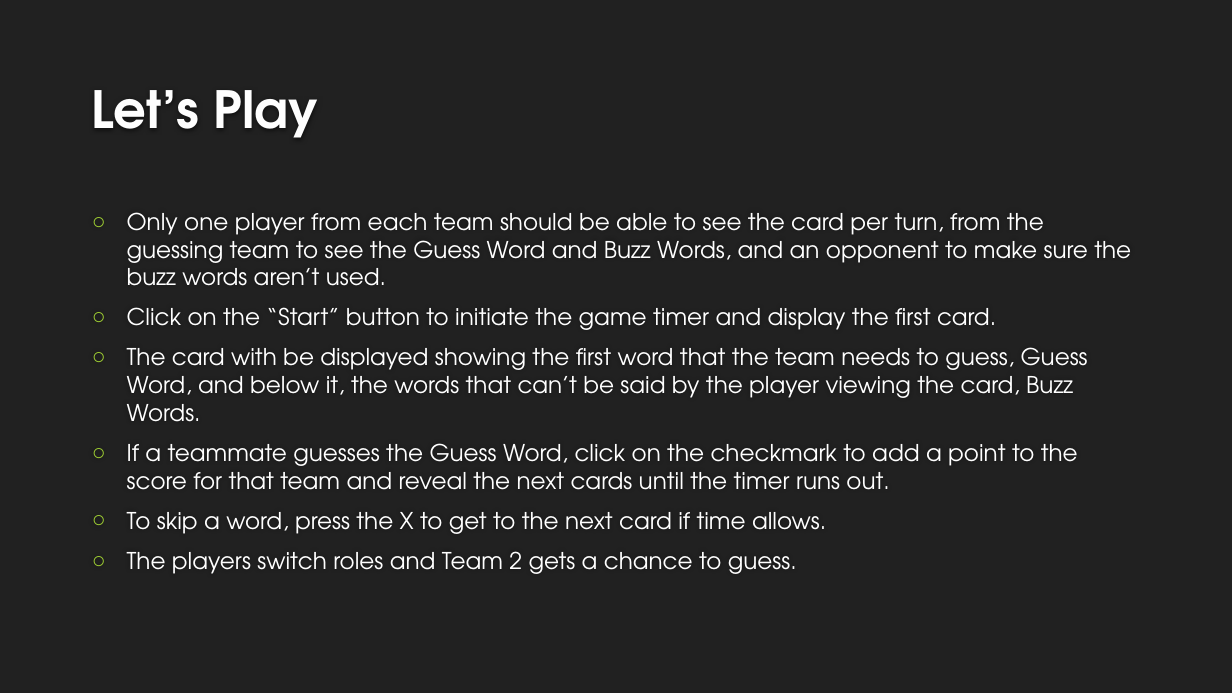
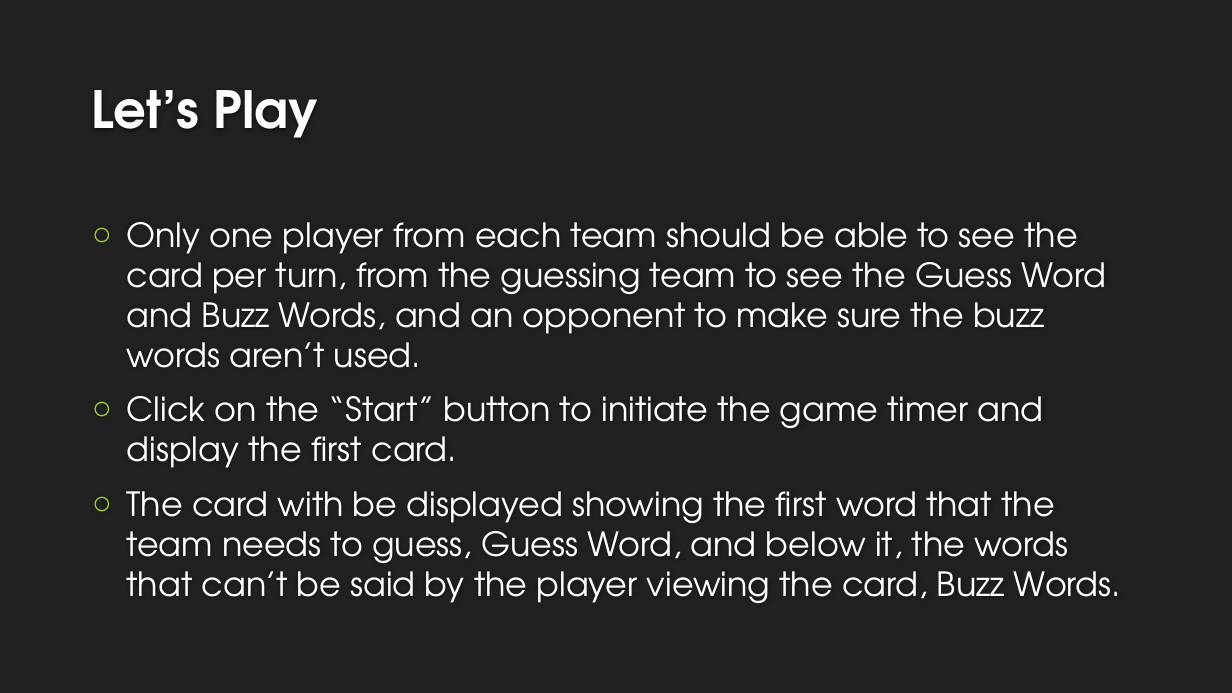
Before and after one commit to brlumar/hush_word, a slide deck: slide 4 of how to play.pptx. Drawn at 1232x693 pixels with LibreOffice and Linux fonts; fonts in the diff are those of the drawing; background and template pictures are left out. Boxes give left, top, right and bottom in pixels: in the first picture for what was removed or moved away, otherwise in the second. Text is boxed around its words. In the diff, an @@ line names an element or a change of style, - is before the commit and + after.

Commit message:
made how to play text larger

```diff
--- a/how to play.pptx
+++ b/how to play.pptx
@@ text "Only one player from each ..." at (127, 222, 1121, 603): size 18 to 26 pt; more space between paragraphs @@
@@ text at (127, 443, 1078, 574): paragraphs removed @@
-○ If a teammate guesses the Guess Word, click on the checkmark to add a point to the score for that team and reveal the next cards until the timer runs out.
-○ To skip a word, press the X to get to the next card if time allows.
-○ The players switch roles and Team 2 gets a chance to guess.
```
Also in this commit, not shown: 3 other slides changed, 1 slide added, 6 other files.
